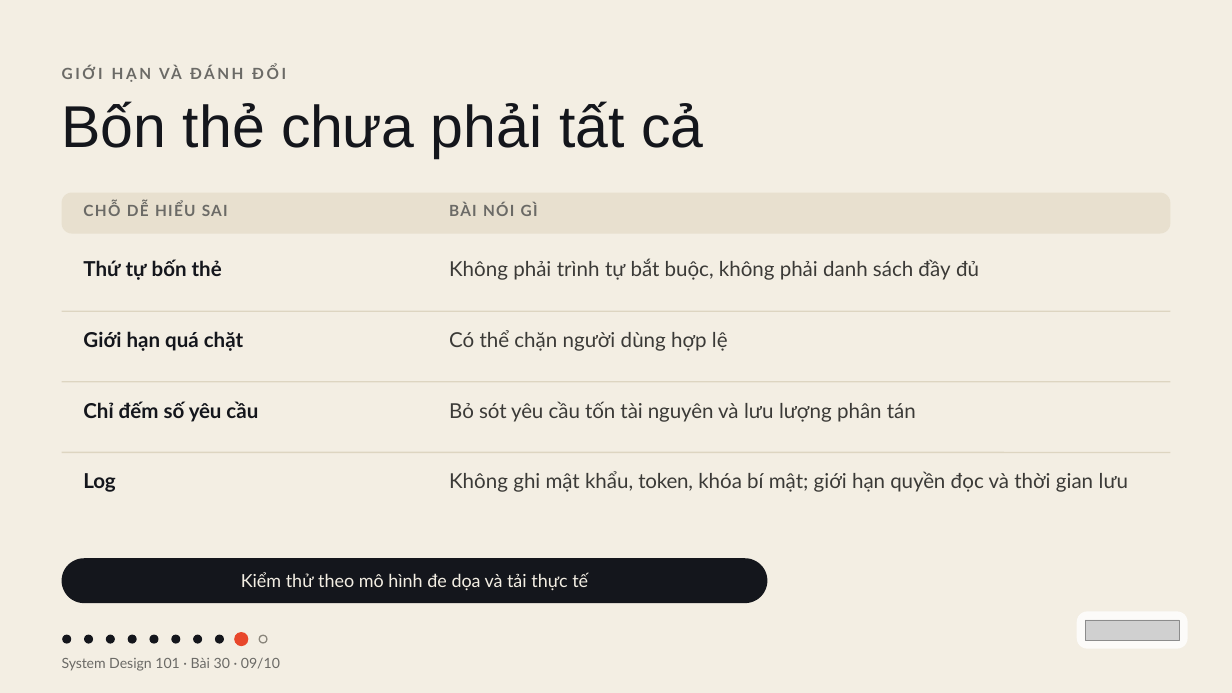
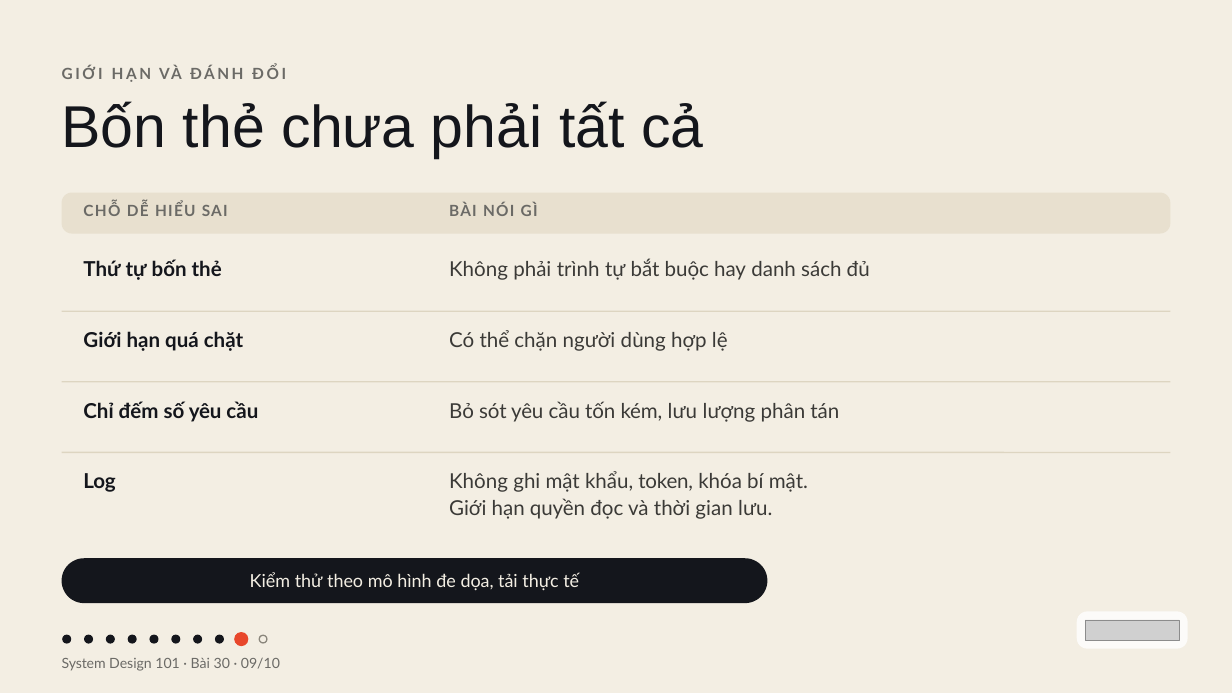
Before and after one commit to vohoailinh90/tool-marketing-studio, a slide deck: slide 9 of system-design-101/vi/lessons/sd-01-030/slides/sd-01-030.pptx. Drawn at 1232x693 pixels with LibreOffice and Linux fonts; fonts in the diff are those of the drawing; grey boxes stand for pictures. Boxes give left, top, right and bottom in pixels: in the first picture for what was removed or moved away, otherwise in the second. Text is boxed around its words. In the diff, an @@ line names an element or a change of style, - is before the commit and + after.

```diff
--- a/system-design-101/vi/lessons/sd-01-030/slides/sd-01-030.pptx
+++ b/system-design-101/vi/lessons/sd-01-030/slides/sd-01-030.pptx
@@ text at box(449, 259, 870, 280): text changed @@
-Không phải trình tự bắt buộc, không phải danh sách đầy đủ
+Không phải trình tự bắt buộc hay danh sách đủ
@@ text at box(449, 401, 839, 422): text changed @@
-Bỏ sót yêu cầu tốn tài nguyên và lưu lượng phân tán
+Bỏ sót yêu cầu tốn kém, lưu lượng phân tán
@@ text at box(449, 471, 808, 519): text changed @@
-Không ghi mật khẩu, token, khóa bí mật; giới hạn quyền đọc và thời gian lưu
+Không ghi mật khẩu, token, khóa bí mật.
+Giới hạn quyền đọc và thời gian lưu.
@@ text in rounded rectangle at box(250, 572, 579, 591): text changed @@
-Kiểm thử theo mô hình đe dọa và tải thực tế
+Kiểm thử theo mô hình đe dọa, tải thực tế
```
Also in this commit, not shown: 6 other slides changed.
